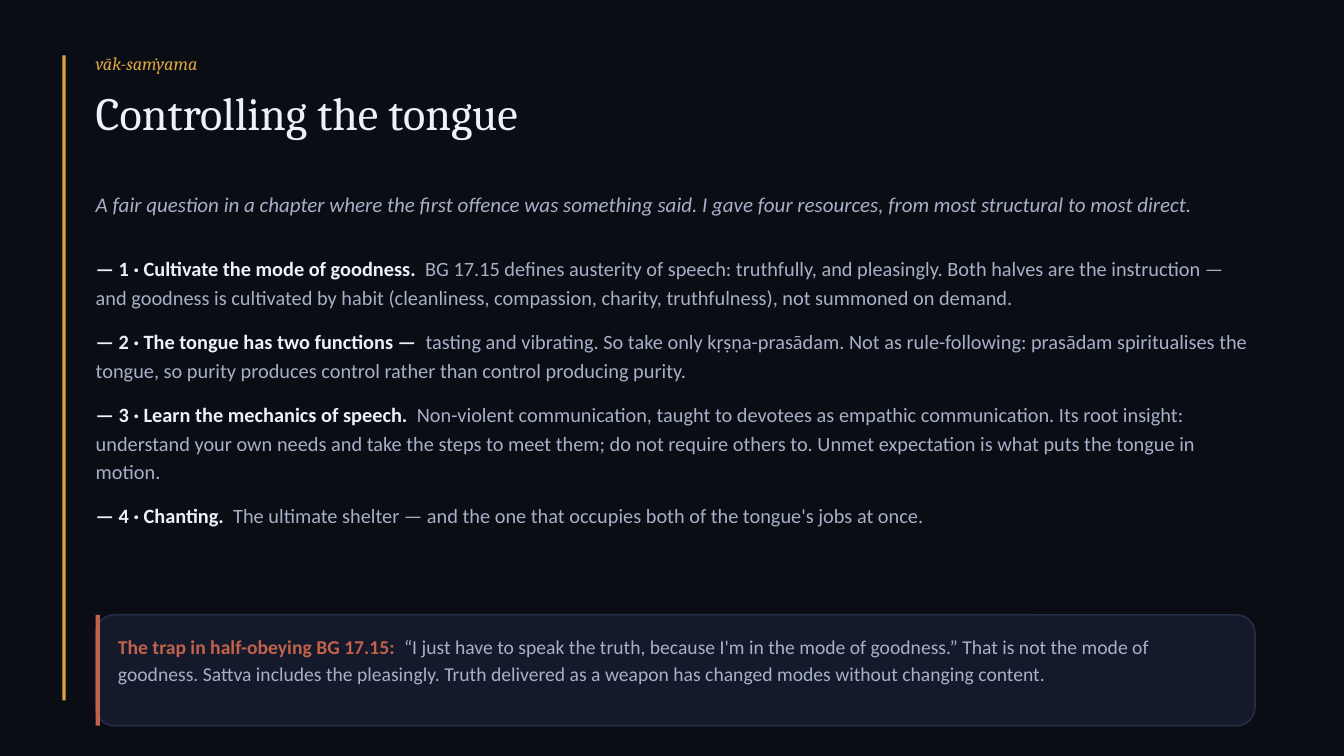
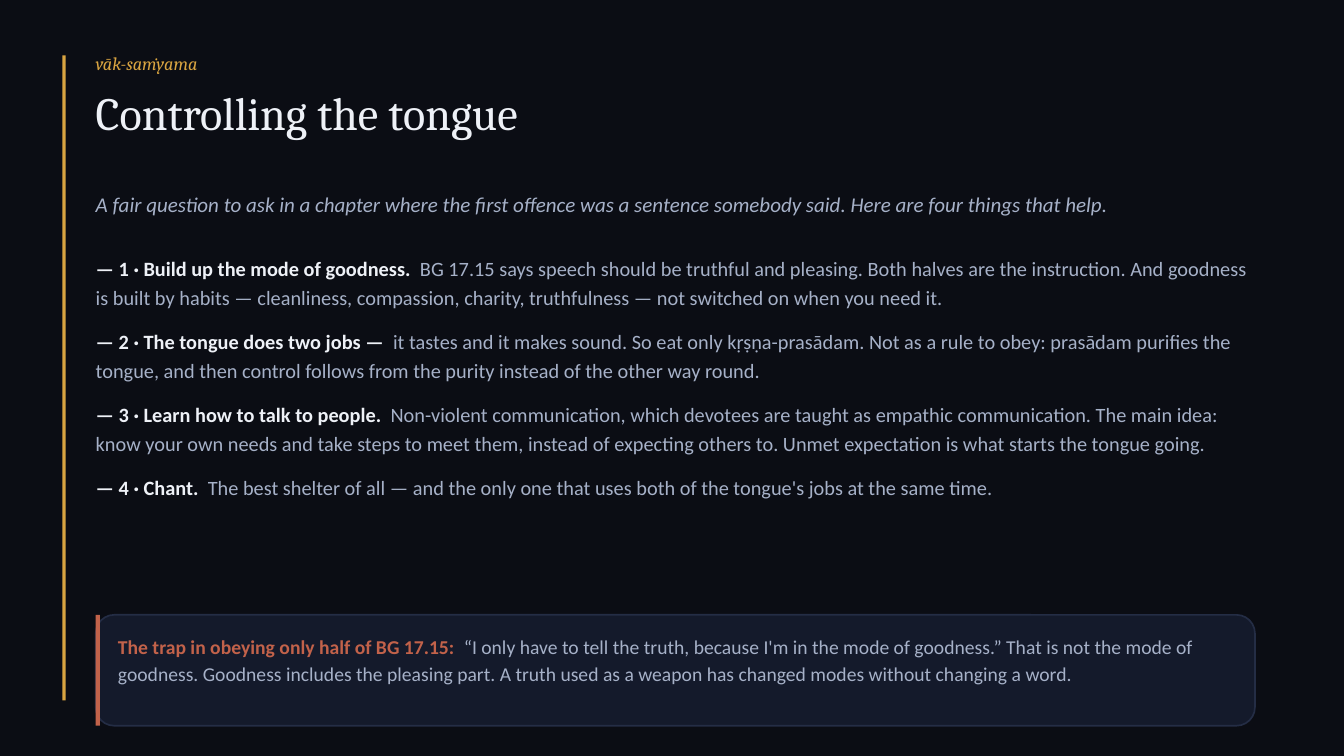
Before and after one commit to ShivamTiwar2408/quiz-app, a slide deck: slide 18 of balarama-dvivida-kb/deck.pptx. Drawn at 1344x756 pixels with LibreOffice and Linux fonts; fonts in the diff are those of the drawing. Boxes give left, top, right and bottom in pixels: in the first picture for what was removed or moved away, otherwise in the second. Text is boxed around its words. In the diff, an @@ line names an element or a change of style, - is before the commit and + after.

Commit message:
Balarama/Dvivida guide: plain language, stories narrated in full
- Rewrite the guide in simple, direct spoken English; narrate every pastime
  at the length it was told (Sampati, Angada, the jumping contest, the
  rampage item by item, the provocation, the fight blow by blow)
- Same pass over README, hub tile and all 21 deck slides
- Align two citations to the class's own wording (SB 1.2; Jarasandha
  'again and again')

```diff
--- a/balarama-dvivida-kb/deck.pptx
+++ b/balarama-dvivida-kb/deck.pptx
@@ text at box(96, 197, 1107, 216): text changed @@
-A fair question in a chapter where the first offence was something said. I gave four resources, from most structural to most direct.
+A fair question to ask in a chapter where the first offence was a sentence somebody said. Here are four things that help.
@@ text at box(96, 261, 1246, 499): text changed @@
-— 1 · Cultivate the mode of goodness. BG 17.15 defines austerity of speech: truthfully, and pleasingly. Both halves are the instruction — and goodness is cultivated by habit (cleanliness, compassion, charity, truthfulness), not summoned on demand.
-— 2 · The tongue has two functions — tasting and vibrating. So take only kṛṣṇa-prasādam. Not as rule-following: prasādam spiritualises the tongue, so purity produces control rather than control producing purity.
-— 3 · Learn the mechanics of speech. Non-violent communication, taught to devotees as empathic communication. Its root insight: understand your own needs and take the steps to meet them; do not require others to. Unmet expectation is what puts the tongue in motion.
-— 4 · Chanting. The ultimate shelter — and the one that occupies both of the tongue's jobs at once.
+— 1 · Build up the mode of goodness. BG 17.15 says speech should be truthful and pleasing. Both halves are the instruction. And goodness is built by habits — cleanliness, compassion, charity, truthfulness — not switched on when you need it.
+— 2 · The tongue does two jobs — it tastes and it makes sound. So eat only kṛṣṇa-prasādam. Not as a rule to obey: prasādam purifies the tongue, and then control follows from the purity instead of the other way round.
+— 3 · Learn how to talk to people. Non-violent communication, which devotees are taught as empathic communication. The main idea: know your own needs and take steps to meet them, instead of expecting others to. Unmet expectation is what starts the tongue going.
+— 4 · Chant. The best shelter of all — and the only one that uses both of the tongue's jobs at the same time.
@@ text at box(118, 640, 1192, 685): text changed @@
-The trap in half-obeying BG 17.15: “I just have to speak the truth, because I'm in the mode of goodness.” That is not the mode of goodness. Sattva includes the pleasingly. Truth delivered as a weapon has changed modes without changing content.
+The trap in obeying only half of BG 17.15: “I only have to tell the truth, because I'm in the mode of goodness.” That is not the mode of goodness. Goodness includes the pleasing part. A truth used as a weapon has changed modes without changing a word.
```
Also in this commit, not shown: 20 other slides changed, 4 other files.
